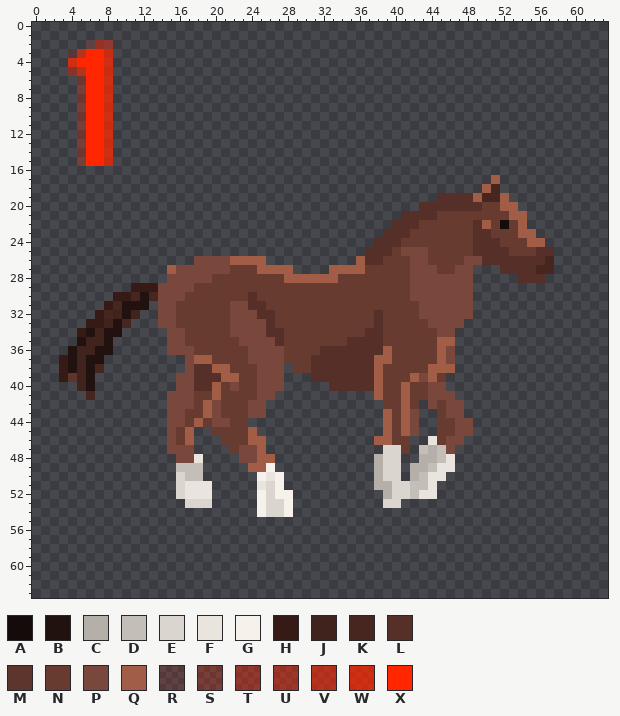
Two states of a pixel-art sprite, resources/horse_walk1.png. Above is the file before it was changed.
The file is 128x128 pixels, drawn in blocks of 2x2; one block is one cell here. Colours within 5 levels of each other are drawn and written as one.
Palette (. is transparent): A #140c0a  B #21120f  C #b4afa9  D #c3beb8  E #dbd5d0  F #eae4df  G #f7f1ec  H #351a15  J #41231d  K #482620  L #552f28  M #5d352c  N #683b31  P #7a473c  Q #a25d47  R #ff260022  S #ff260044  T #ff260066  U #ff260077  V #ff260099  W #ff2600bb  X #ff2600
And afterwards:
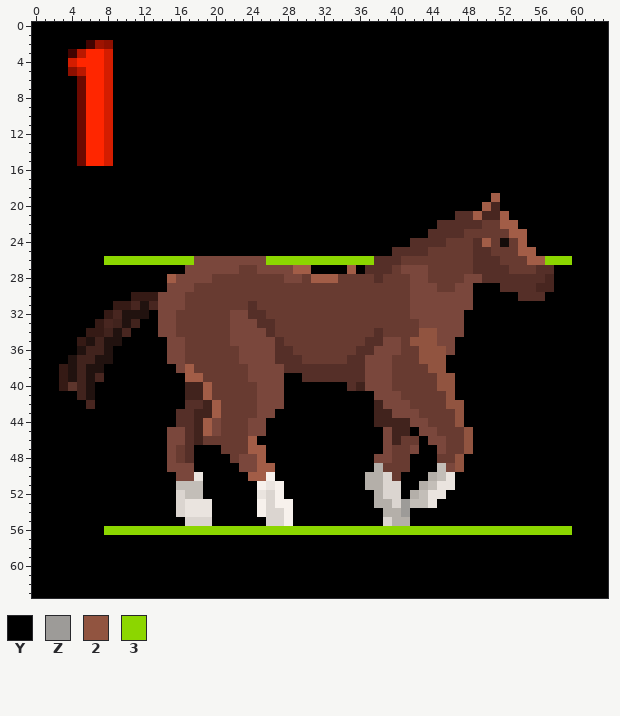
Colours new in this view: Y #000000  Z #9d9b98  2 #915440  3 #8cd600
Log entry: dynamic resource loading and horse anim
Changes in this commit:
colour R: #ff260022 -> #420300
colour S: #ff260044 -> #6c0900
colour T: #ff260066 -> #8e1000
colour U: #ff260077 -> #9d1300
colour V: #ff260099 -> #ba1800
colour W: #ff2600bb -> #d41d00
y 0..1: x 0..63 ................................................................ -> YYYYYYYYYYYYYYYYYYYYYYYYYYYYYYYYYYYYYYYYYYYYYYYYYYYYYYYYYYYYYYYY
y 2: x 0..5 ...... -> YYYYYY; x 9..63 ....................................................... -> YYYYYYYYYYYYYYYYYYYYYYYYYYYYYYYYYYYYYYYYYYYYYYYYYYYYYYY
y 3..5: x 0..3 .... -> YYYY; x 9..63 ....................................................... -> YYYYYYYYYYYYYYYYYYYYYYYYYYYYYYYYYYYYYYYYYYYYYYYYYYYYYYY
y 6..15: x 0..4 ..... -> YYYYY; x 9..63 ....................................................... -> YYYYYYYYYYYYYYYYYYYYYYYYYYYYYYYYYYYYYYYYYYYYYYYYYYYYYYY
y 16: x 0..63 ................................................................ -> YYYYYYYYYYYYYYYYYYYYYYYYYYYYYYYYYYYYYYYYYYYYYYYYYYYYYYYYYYYYYYYY
y 17: x 0..63 ...................................................Q............ -> YYYYYYYYYYYYYYYYYYYYYYYYYYYYYYYYYYYYYYYYYYYYYYYYYYYYYYYYYYYYYYYY
y 18: x 0..63 ..................................................QK............ -> YYYYYYYYYYYYYYYYYYYYYYYYYYYYYYYYYYYYYYYYYYYYYYYYYYYYYYYYYYYYYYYY
y 19: x 0..63 .............................................LLLLQKKQ........... -> YYYYYYYYYYYYYYYYYYYYYYYYYYYYYYYYYYYYYYYYYYYYYYYYYYYQYYYYYYYYYYYY
y 20: x 0..63 ...........................................LLLLLLLNNQQ.......... -> YYYYYYYYYYYYYYYYYYYYYYYYYYYYYYYYYYYYYYYYYYYYYYYYYYQKYYYYYYYYYYYY
y 21: x 0..63 .........................................LLLLNNNNNNNNQQ......... -> YYYYYYYYYYYYYYYYYYYYYYYYYYYYYYYYYYYYYYYYYYYYYYYLLQKKQYYYYYYYYYYY
y 22: x 0..48 ........................................LLLNNNNNN -> YYYYYYYYYYYYYYYYYYYYYYYYYYYYYYYYYYYYYYYYYYYYYLLLL; x 50 Q -> N; x 52..63 ANQ......... -> QQYYYYYYYYYY
y 23: x 0..47 .......................................LLLNNNNNN -> YYYYYYYYYYYYYYYYYYYYYYYYYYYYYYYYYYYYYYYYYYYYLLLL; x 49..50 LL -> NN; x 53 N -> Q; x 55..63 Q........ -> YYYYYYYYY
y 24: x 0..45 ......................................LLLNNNNN -> YYYYYYYYYYYYYYYYYYYYYYYYYYYYYYYYYYYYYYYYYYLLLL; x 50..52 LLN -> QNA; x 54..63 NQQ....... -> QYYYYYYYYY
y 25: x 0..43 .....................................LLLNPPP -> YYYYYYYYYYYYYYYYYYYYYYYYYYYYYYYYYYYYYYYYLLLL; x 51..52 LL -> NN; x 54..63 NNLL...... -> QQYYYYYYYY
y 26: x 0..17 .................. -> YYYYYYYY3333333333; x 22..37 QQQQ..........QL -> PPPP333333333333; x 39..40 NN -> LL; x 42..43 PP -> NN; x 48..49 PP -> NL; x 52..63 LLLLLK...... -> NNNQQ333YYYY
y 27: x 0..16 ...............QP -> YYYYYYYYYYYYYYYYY; x 22 N -> P; x 25..34 QQQQ....QQ -> PPPPQQYYYY; x 36..39 QNNN -> YLLL; x 41 N -> P; x 44 P -> N; x 47..51 PP... -> NNLLL; x 53..63 LLLKK...... -> NNNLLYYYYYY
y 28: x 0..15 ...............P -> YYYYYYYYYYYYYYYQ; x 28..30 QQQ -> PPN; x 38 N -> L; x 44..47 PPPP -> NNNN; x 49..53 ..... -> PLLLL; x 57..63 ....... -> KYYYYYY
y 29: x 0..14 ...........HHHP -> YYYYYYYYYYYYYYY; x 45..46 PP -> NN; x 49..63 ............... -> YYYLLLLKKYYYYYY
y 30: x 0..13 .........HHKBK -> YYYYYYYYYYYHHH; x 24 L -> N; x 49..63 ............... -> YYYYYLLLYYYYYYY
y 31: x 0..11 ........HKBB -> YYYYYYYYYHHK; x 13 . -> K; x 16 N -> P; x 22..23 PP -> NN; x 25 L -> N; x 42 N -> P; x 49..63 ............... -> YYYYYYYYYYYYYYY
y 32: x 0..9 .......HKJ -> YYYYYYYYHK; x 11..13 J.. -> BBY; x 24 P -> L; x 26 L -> N; x 38 L -> N; x 42 N -> P; x 48..63 P............... -> YYYYYYYYYYYYYYYY
y 33: x 0..6 ......H -> YYYYYYY; x 8..13 JBK... -> KJBJYY; x 25 P -> L; x 38 L -> N; x 43 N -> P; x 48..63 ................ -> YYYYYYYYYYYYYYYY
y 34: x 0..8 .....HBJB -> YYYYYYHHJ; x 10..14 ..... -> KYYYP; x 16 P -> N; x 27 L -> N; x 37 L -> N; x 43..44 NN -> 22; x 47..63 ................. -> PYYYYYYYYYYYYYYYY
y 35: x 0..6 .....BJ -> YYYYYHB; x 9..14 ...... -> BYYYYY; x 22 N -> P; x 35..36 LL -> NN; x 39..40 NN -> PP; x 42..63 NNNQQ................. -> 222PPYYYYYYYYYYYYYYYYY
y 36: x 0..5 ....BJ -> YYYYYB; x 7 B -> J; x 9..14 ...... -> YYYYYY; x 17 P -> N; x 23 N -> P; x 27..28 PN -> LL; x 32..35 LLLL -> NNNN; x 38..40 LQN -> PPP; x 43..45 NNQ -> 222; x 47..63 ................. -> YYYYYYYYYYYYYYYYY
y 37: x 0..3 ...H -> YYYY; x 6 B -> J; x 8..19 .........PQQ -> BYYYYYYPPNNN; x 23 N -> P; x 27..29 PNN -> LLL; x 31..34 LLLL -> NNNN; x 37..39 LQQ -> PPP; x 43..63 NNQP................. -> 222YYYYYYYYYYYYYYYYYY
y 38: x 0..2 ... -> YYY; x 7..21 K.........PLLQQ -> BYYYYYYYYPQNNNN; x 24 N -> P; x 28..30 .NN -> LLL; x 37..39 LQN -> PPP; x 44..63 QQQ................. -> 22YYYYYYYYYYYYYYYYYY
y 39: x 0..2 ... -> YYY; x 4 M -> B; x 7..22 .........PPLLLQQ -> KYYYYYYYYYQQNNNN; x 24 N -> P; x 28..30 ... -> YYL; x 37..39 LQN -> PPP; x 42..63 QPQN.................. -> NNN22YYYYYYYYYYYYYYYYY
y 40: x 0..4 ..... -> YYYHM; x 7..20 .........PPLLQ -> YYYYYYYYYYJJQN; x 22 P -> N; x 28..34 .....LL -> YYYYYYY; x 36..39 LLQN -> JPPP; x 41 Q -> N; x 44..63 PP.................. -> N22YYYYYYYYYYYYYYYYY
y 41: x 0..20 ......K........PPPNNQ -> YYYYYJBYYYYYYYYYYJJQN; x 27..41 ...........QNNQ -> PYYYYYYYYYYPPPN; x 44..63 PPP................. -> NN2YYYYYYYYYYYYYYYYY
y 42: x 0..20 ...............PPPNQP -> YYYYYYKYYYYYYYYYYLLJQ; x 24 P -> N; x 26..41 .............NNQ -> PPYYYYYYYYYYJPPP; x 43..44 .P -> NN; x 46..63 PP................ -> 22YYYYYYYYYYYYYYYY
y 43: x 0..20 ...............PPNNQP -> YYYYYYYYYYYYYYYYLLJJQ; x 24 P -> N; x 26..41 .............QNQ -> PYYYYYYYYYYYJJPP; x 43..44 .. -> NN; x 46..63 PP................ -> N2YYYYYYYYYYYYYYYY
y 44: x 0..19 ...............PPNQN -> YYYYYYYYYYYYYYYYLLJQ; x 21 P -> N; x 24..41 ...............QNQ -> PPYYYYYYYYYYYYJJJJ; x 43..44 .. -> PN; x 47..63 PP............... -> 2YYYYYYYYYYYYYYYY
y 45: x 0..14 ............... -> YYYYYYYYYYYYYYY; x 16..20 NQ..N -> PLJQP; x 24..44 Q..............QNQP.. -> PPYYYYYYYYYYYYYPJJYPP; x 47..63 PP............... -> N2YYYYYYYYYYYYYYY
y 46: x 0..14 ............... -> YYYYYYYYYYYYYYY; x 16..20 NQ... -> PLJNN; x 25..40 Q............QQN -> YYYYYYYYYYYYYYPJ; x 42..63 ..FNPP................ -> NYPPNN2YYYYYYYYYYYYYYY
y 47: x 0..14 ............... -> YYYYYYYYYYYYYYY; x 16..21 PP.... -> NLYYYN; x 23..24 PP -> NQ; x 26..40 .............EE -> YYYYYYYYYYYYYPN; x 42..63 .DCDP................. -> PYYPNN2YYYYYYYYYYYYYYY
y 48: x 0..22 ................PPF.... -> YYYYYYYYYYYYYYYPNLYYYYN; x 26..63 Q...........CEE..CCDF................. -> YYYYYYYYYYYYPPNNYYYNN2YYYYYYYYYYYYYYYY
y 49: x 0..24 ................DDD.....Q -> YYYYYYYYYYYYYYYPPPYYYYYPP; x 26..37 G........... -> QYYYYYYYYYYY; x 39..63 EE.CCDFF................. -> NNNYYYDP2YYYYYYYYYYYYYYYY
y 50: x 0..37 ................EDD......GFG.......... -> YYYYYYYYYYYYYYYYPPFYYYYYQQGYYYYYYYYYYC; x 40..63 E.CDFF.................. -> NYYYCDFYYYYYYYYYYYYYYYYY
y 51: x 0..26 ................EFFF.....FE -> YYYYYYYYYYYYYYYYDDDYYYYYYGF; x 28..37 .......... -> YYYYYYYYYC; x 39 C -> E; x 41..63 EDDF................... -> YYCDFFYYYYYYYYYYYYYYYYY
y 52: x 0..15 ................ -> YYYYYYYYYYYYYYYY; x 17..25 FFF.....G -> DDYYYYYYF; x 28..39 G..........C -> YYYYYYYYYYCE; x 41..43 EDF -> YCD; x 45..63 ................... -> FYYYYYYYYYYYYYYYYYY
y 53: x 0..24 .................EEE..... -> YYYYYYYYYYYYYYYYEFFFYYYYY; x 27 E -> G; x 29..39 ..........E -> YYYYYYYYYCC; x 41..63 ....................... -> ZDDFYYYYYYYYYYYYYYYYYYY
y 54: x 0..24 ......................... -> YYYYYYYYYYYYYYYYEFFFYYYYY; x 29..63 ................................... -> YYYYYYYYYYCCZYYYYYYYYYYYYYYYYYYYYYY
y 55: x 0..63 ................................................................ -> YYYYYYYYYYYYYYYYYEEEYYYYYYEEGYYYYYYYYYYECCYYYYYYYYYYYYYYYYYYYYYY
y 56: x 0..63 ................................................................ -> YYYYYYYY3333333333333333333333333333333333333333333333333333YYYY
y 57..63: x 0..63 ................................................................ -> YYYYYYYYYYYYYYYYYYYYYYYYYYYYYYYYYYYYYYYYYYYYYYYYYYYYYYYYYYYYYYYY
Changed places in both pictures, as pixel boxes (x1, y1, x2, y2):
changed: (32, 22, 608, 598)
